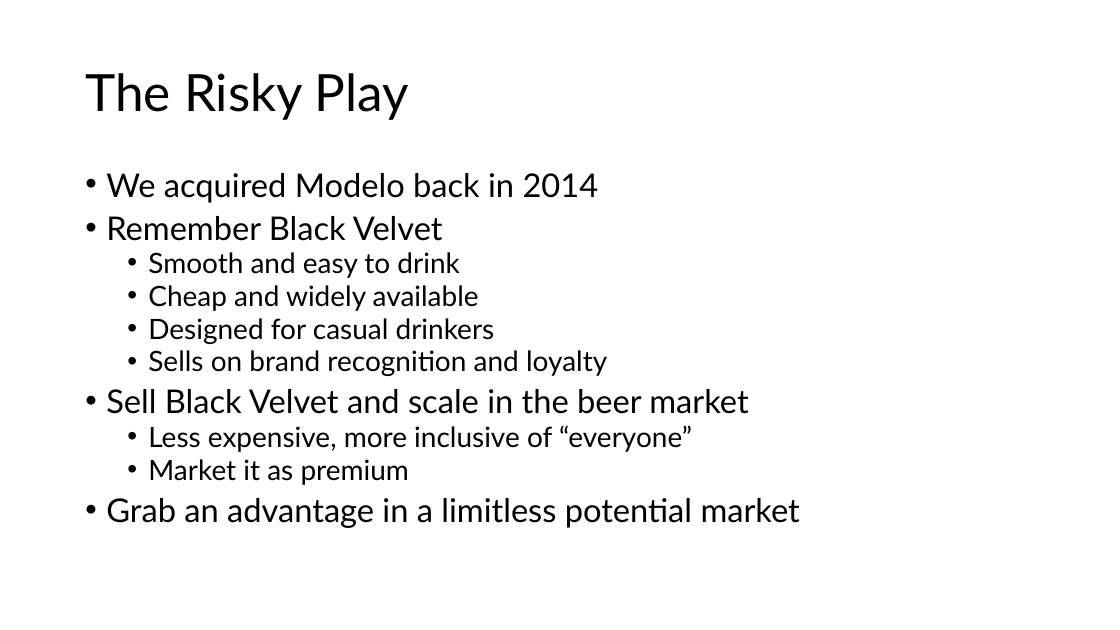
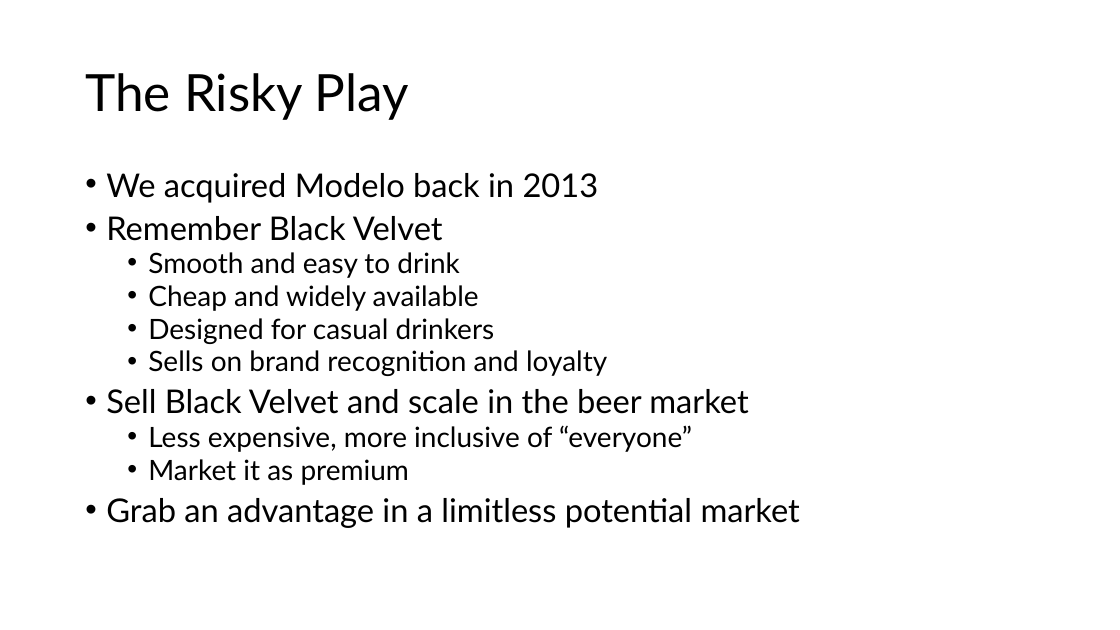
Before and after one commit to ltpham123/data-analytics, a slide deck: slide 16 of week-04/Pham_liquor_sales_presentation.pptx. Drawn at 1120x630 pixels with LibreOffice and Linux fonts; fonts in the diff are those of the drawing; background and template pictures are left out. Boxes give left, top, right and bottom in pixels: in the first picture for what was removed or moved away, otherwise in the second. Text is boxed around its words. In the diff, an @@ line names an element or a change of style, - is before the commit and + after.

Commit message:
final changes

```diff
--- a/week-04/Pham_liquor_sales_presentation.pptx
+++ b/week-04/Pham_liquor_sales_presentation.pptx
@@ text at box(106, 173, 599, 203): text changed @@
-• We acquired Modelo back in 2014
+• We acquired Modelo back in 2013
```
